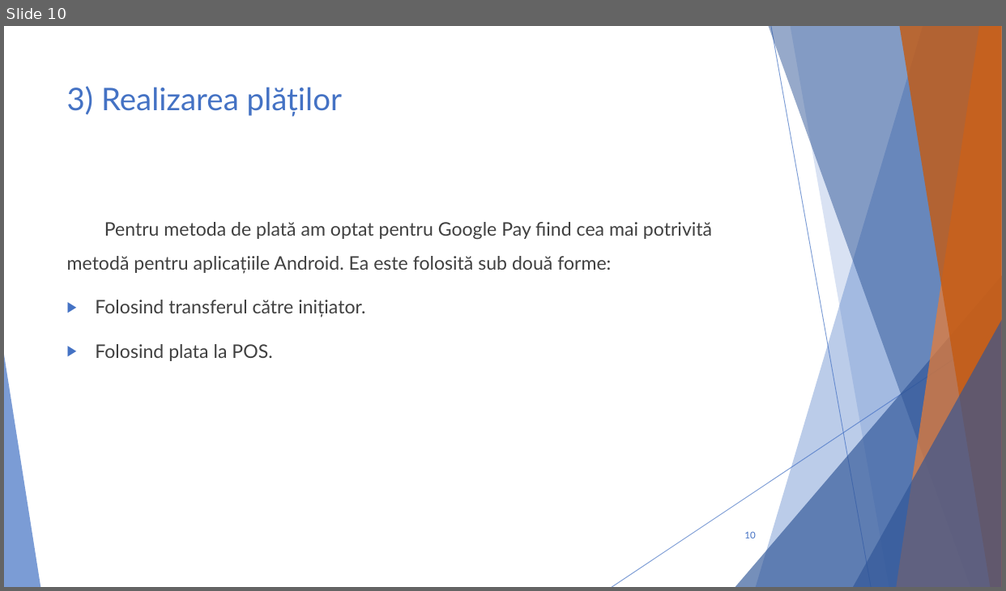
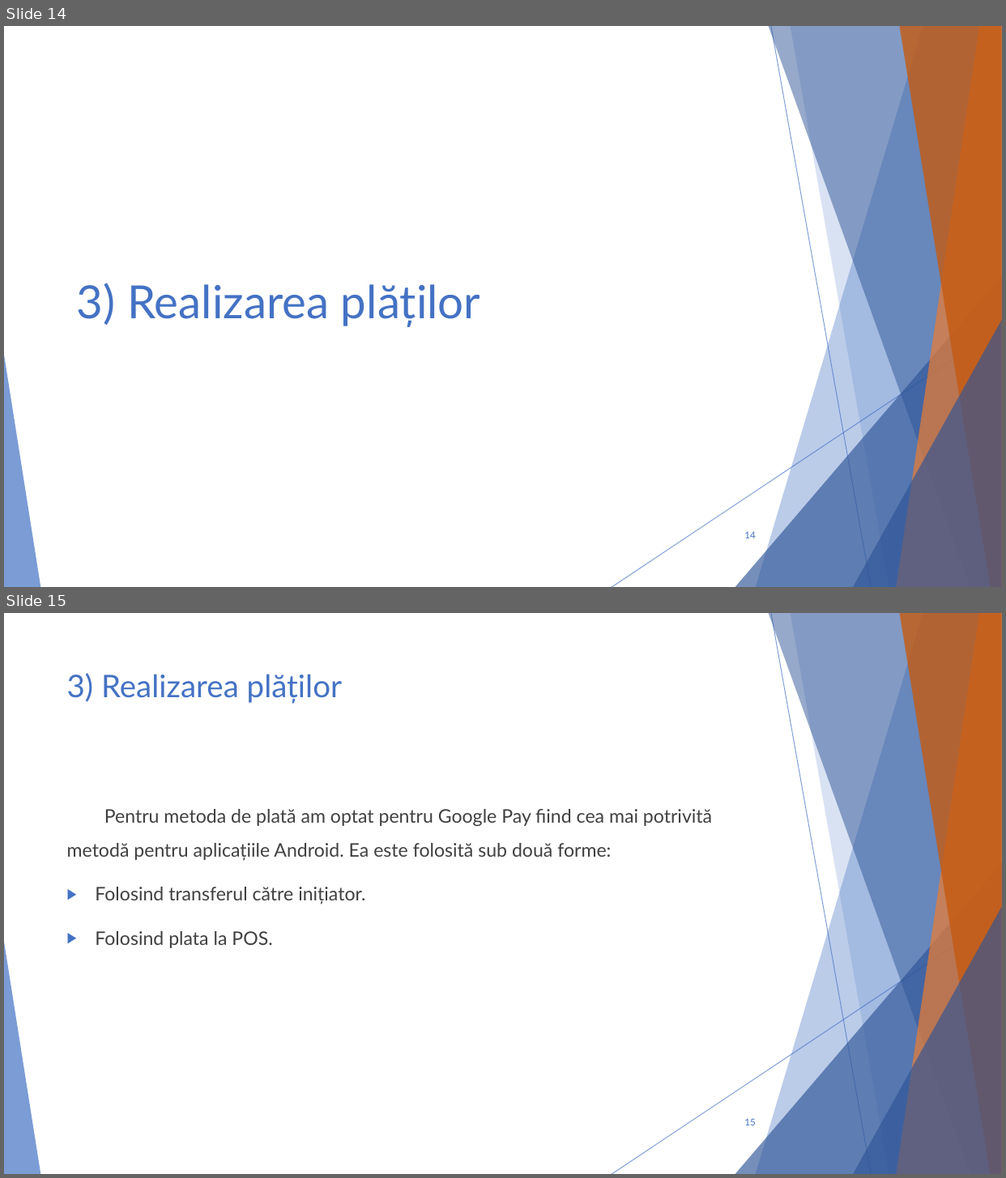
Before and after one commit to cristi-cosulianu/Licenta, a slide deck: Prezentare licenta.pptx. Shown one above the other, each under a label of ours: slide 10 before the commit, slides 14 and 15 after it. The pictures are 1006x591 and 1006x1178 pixels, drawn with LibreOffice and Linux fonts; fonts in the diff are those of the drawing. Boxes give left, top, right and bottom in pixels: in the first picture for what was removed or moved away, otherwise in the second. Text is boxed around its words. In the diff, an @@ line names an element or a change of style, - is before the commit and + after.

```diff
--- a/Prezentare licenta.pptx
+++ b/Prezentare licenta.pptx
@@ slide 14 added at (x1=4, y1=26, x2=1002, y2=587), background #FFFFFF; not listed: 10 template elements that a slide beside it also shows @@
@@ text added at (x1=77, y1=283, x2=481, y2=327), 44 pt, text #4472C4 @@
+3) Realizarea plăților
@@ page number added at (x1=744, y1=531, x2=755, y2=539), 9 pt, text #4472C4 @@
+14
@@ what was slide 10 is now slide 15 @@
@@ page number at (x1=744, y1=1118, x2=755, y2=1126): text changed @@
-10
+15
```
Also in this commit, not shown: 12 slides changed, 7 other slides added, 6 other files.
